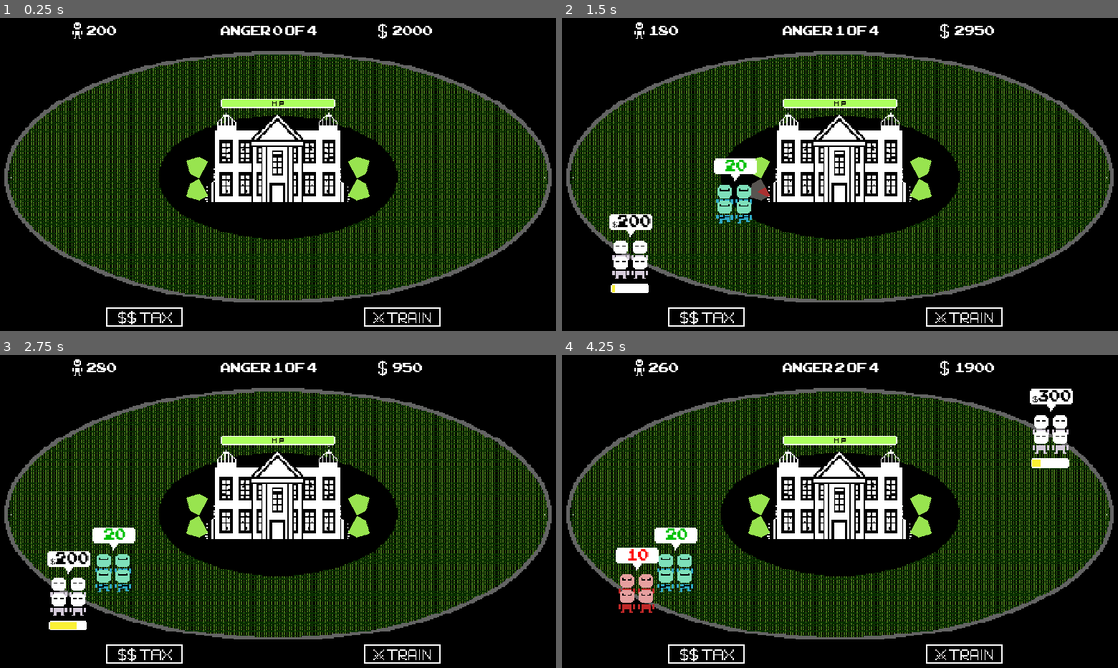
Above: before the commit, frames 1-4 (two rows, left to right).
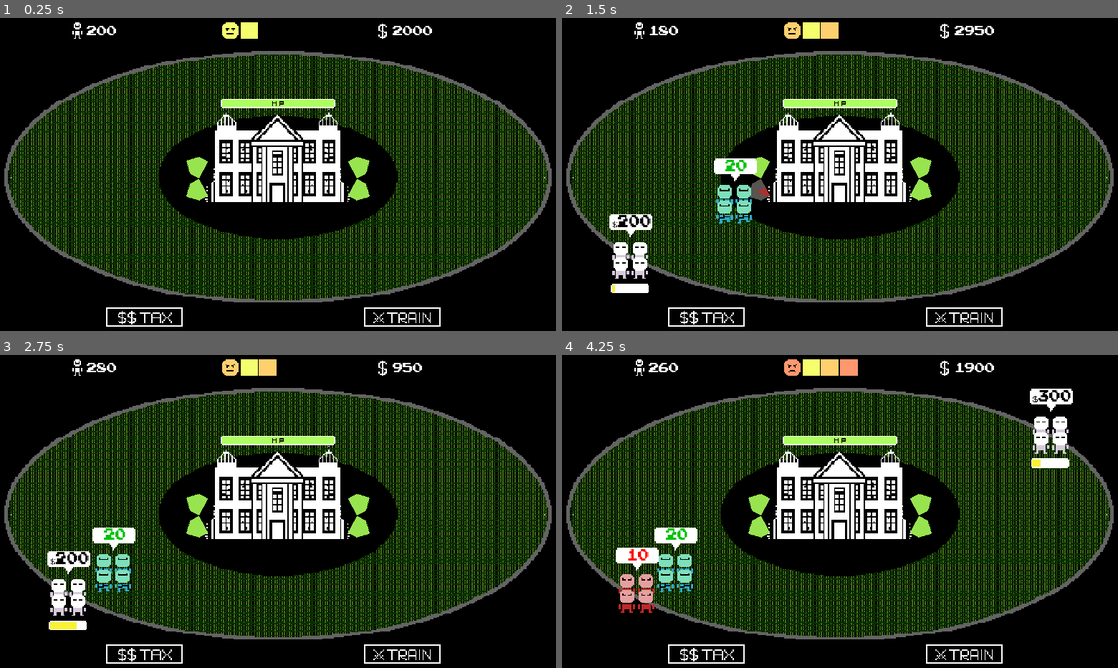
Above: after the commit, the same moments.

Repository: metalboyrick/riot-city-game
Game: Godot game, scene res://levels/level_base/level.tscn
Same seed, same stepped clock (60 frames per second), same inputs: the game is played once before the commit and once after it. This scene is started directly instead of the project's main scene.
Inputs (mouse positions are in pixels of both pictures, inside the frame that each line leads up to):
- Up to frame 1 (0.25 s): no input
- Up to frame 2 (1.5 s): click (706, 318) at 0.5 s; click (756, 193) at 1.27 s
- Up to frame 3 (2.75 s): click (400, 655) at 2 s
- Up to frame 4 (4.25 s): click (756, 530) at 2.77 s; click (706, 655) at 3.5 s

The runs differ from the first frame. In frame 1, 0.5% of the frame differs, in the area x 39-57%, y 1-7%; in frame 2, 0.7%; in frame 3, 0.7%; in frame 4, 0.8%, in the area x 39-92%, y 1-31%.

Commit message:
added anger bar

Diff:
--- a/actors/mob/mob.gd
+++ b/actors/mob/mob.gd
@@ -55,7 +55,6 @@
 	else:
 		n_demand_label.visible = false
 		n_dollar.visible=false
-		modulate = Color(1,0,0)
 		emit_signal("s_anger_start")
 
 	n_power_label.text = str(power)
--- a/actors/mob/mob.tscn
+++ b/actors/mob/mob.tscn
@@ -87,7 +87,7 @@
 position = Vector2( 0.33371, 4.76837e-07 )
 scale = Vector2( 1, 1 )
 frames = SubResource( 7 )
-frame = 1
+frame = 3
 speed_scale = 2.0
 playing = true
 
--- a/levels/level_base/level.gd
+++ b/levels/level_base/level.gd
@@ -7,7 +7,7 @@
 export var SOLDIER_COST : int = 50
 export var SOLDIER_AMOUNT : int = 200
 export var DEFAULT_SOLDIER_POWER: int = 20
-export var MAX_ANGER: int = 4
+export var MAX_ANGER: int = 3
 export var DEFAULT_CALM: float = 3
 export var CENTRAL_HEALTH : int = 400
 export var TAX_VALUE : int = 1000
@@ -32,6 +32,7 @@
 onready var n_money_label := get_node("GUI/MoneyLabel")
 onready var n_soldier_label := get_node("GUI/SoldierLabel")
 onready var n_anger_label := get_node("GUI/AngerLabel")
+onready var n_anger_bar := get_node("GUI/AngerBar")
 onready var n_health_bar := get_node("GUI/HealthBar")
 onready var n_game_over_menu := get_node("GUI/GameOverMenu")
 
@@ -130,6 +131,7 @@
 	if anger < MAX_ANGER:
 		anger = new_value
 		n_anger_label.text = "ANGER: " + str(anger) + " of " + str(MAX_ANGER)
+		n_anger_bar.frame = new_value
 
 func show_game_over():
 	get_tree().paused = true
--- a/levels/level_base/level.tscn
+++ b/levels/level_base/level.tscn
@@ -14,6 +14,7 @@
 [ext_resource path="res://assets/fonts/ARCADECLASSIC.TTF" type="DynamicFontData" id=12]
 [ext_resource path="res://assets/ui/in-game/soldier_display_icon.png" type="Texture" id=13]
 [ext_resource path="res://assets/ui/in-game/money_display_icon.png" type="Texture" id=14]
+[ext_resource path="res://assets/ui/in-game/anger_level.png" type="Texture" id=15]
 
 [sub_resource type="DynamicFontData" id=1]
 font_path = "res://assets/fonts/ARCADECLASSIC.TTF"
@@ -29,6 +30,30 @@
 
 [sub_resource type="DynamicFont" id=5]
 font_data = SubResource( 4 )
+
+[sub_resource type="AtlasTexture" id=6]
+atlas = ExtResource( 15 )
+region = Rect2( 0, 0, 80, 16 )
+
+[sub_resource type="AtlasTexture" id=7]
+atlas = ExtResource( 15 )
+region = Rect2( 80, 0, 80, 16 )
+
+[sub_resource type="AtlasTexture" id=8]
+atlas = ExtResource( 15 )
+region = Rect2( 160, 0, 80, 16 )
+
+[sub_resource type="AtlasTexture" id=9]
+atlas = ExtResource( 15 )
+region = Rect2( 240, 0, 80, 16 )
+
+[sub_resource type="SpriteFrames" id=10]
+animations = [ {
+"frames": [ SubResource( 6 ), SubResource( 7 ), SubResource( 8 ), SubResource( 9 ) ],
+"loop": true,
+"name": "default",
+"speed": 5.0
+} ]
 
 [node name="Level" type="Node2D"]
 script = ExtResource( 3 )
@@ -194,6 +219,7 @@
 }
 
 [node name="AngerLabel" type="Label" parent="GUI"]
+visible = false
 margin_left = 192.0
 margin_top = 7.0
 margin_right = 256.0
@@ -203,6 +229,10 @@
 __meta__ = {
 "_edit_use_anchors_": false
 }
+
+[node name="AngerBar" type="AnimatedSprite" parent="GUI"]
+position = Vector2( 232, 15 )
+frames = SubResource( 10 )
 
 [node name="HealthBar" type="TextureProgress" parent="GUI"]
 margin_left = 192.0
Not shown: 1 places in levels/level_base/level.tscn that only renumber resources
